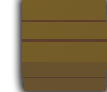
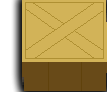
Before/after of a w=107, h=92 layered artwork. What changed in the layer stack:
added layer "Layer 0 copy" above "Layer 0" over 22, 0, 107, 91
